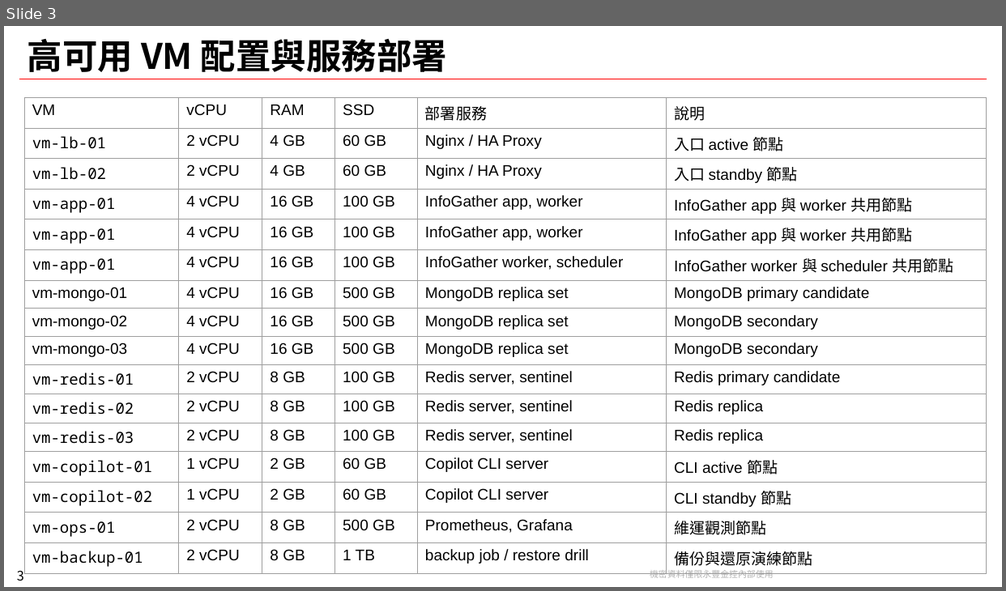
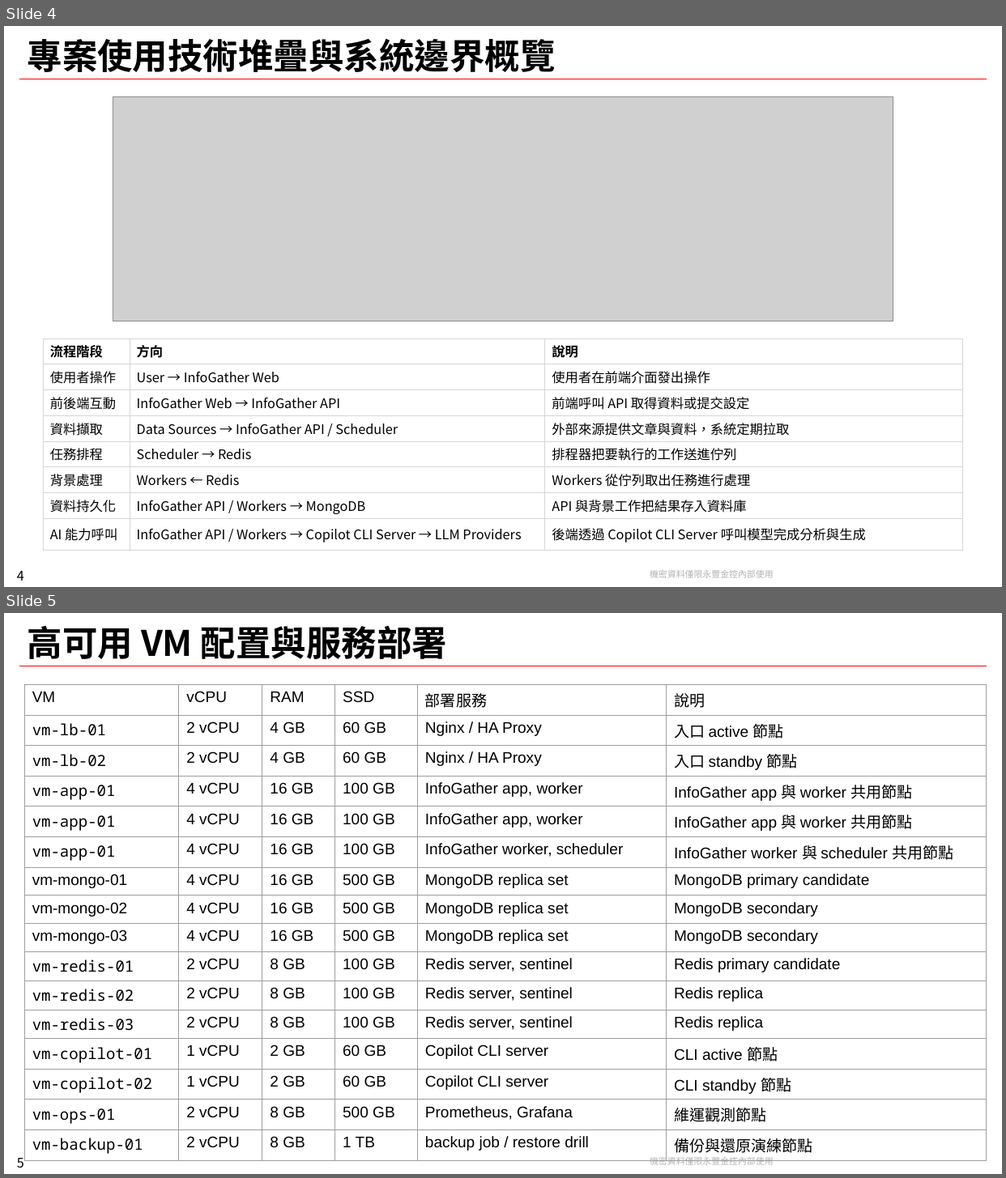
Before and after one commit to chunkai1312/temp, a slide deck: infogather.pptx. Shown one above the other, each under a label of ours: slide 3 before the commit, slides 4 and 5 after it. The pictures are 1006x591 and 1006x1178 pixels, drawn with LibreOffice and Linux fonts; fonts in the diff are those of the drawing; grey boxes stand for pictures; background and template pictures are left out. Boxes give left, top, right and bottom in pixels: in the first picture for what was removed or moved away, otherwise in the second. Text is boxed around its words. In the diff, an @@ line names an element or a change of style, - is before the commit and + after.

```diff
--- a/infogather.pptx
+++ b/infogather.pptx
@@ slide 4 added at (4,26,1002,587), background #FFFFFF; not listed: 3 template elements that a slide beside it also shows @@
@@ title added at (27,39,556,72), 32 pt, text #000000, bold @@
+專案使用技術堆疊與系統邊界概覽
@@ picture added at (113,96,893,322) @@
@@ table added at (43,339,962,546), 8 rows, 3 columns @@
+流程階段 | 方向 | 說明
+使用者操作 | User → InfoGather Web | 使用者在前端介面發出操作
+前後端互動 | InfoGather Web → InfoGather API | 前端呼叫 API 取得資料或提交設定
+資料擷取 | Data Sources → InfoGather API / Scheduler | 外部來源提供文章與資料，系統定期拉取
+任務排程 | Scheduler → Redis | 排程器把要執行的工作送進佇列
+背景處理 | Workers ← Redis | Workers 從佇列取出任務進行處理
+資料持久化 | InfoGather API / Workers → MongoDB | API 與背景工作把結果存入資料庫
+AI 能力呼叫 | InfoGather API / Workers → Copilot CLI Server → LLM Providers | 後端透過 Copilot CLI Server 呼叫模型完成分析與生成
@@ what was slide 3 is now slide 5 @@
@@ page number at (17,1158,24,1168): text changed @@
-3
+5
```
Also in this commit, not shown: 1 other slide added.
